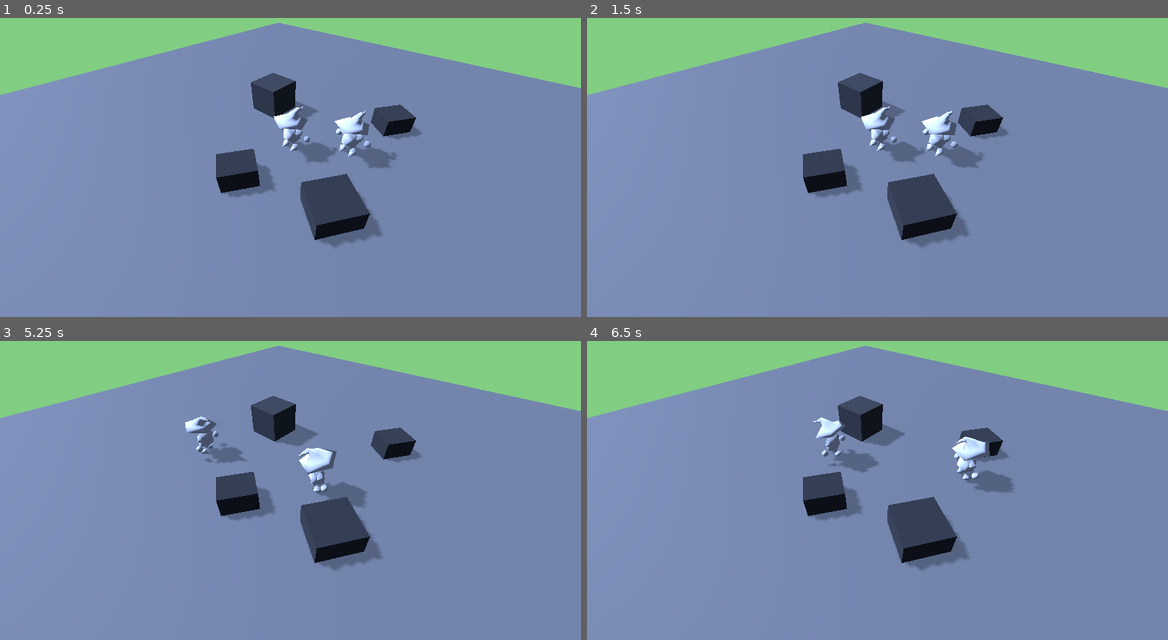
Above: before the commit, frames 1-4 (two rows, left to right).
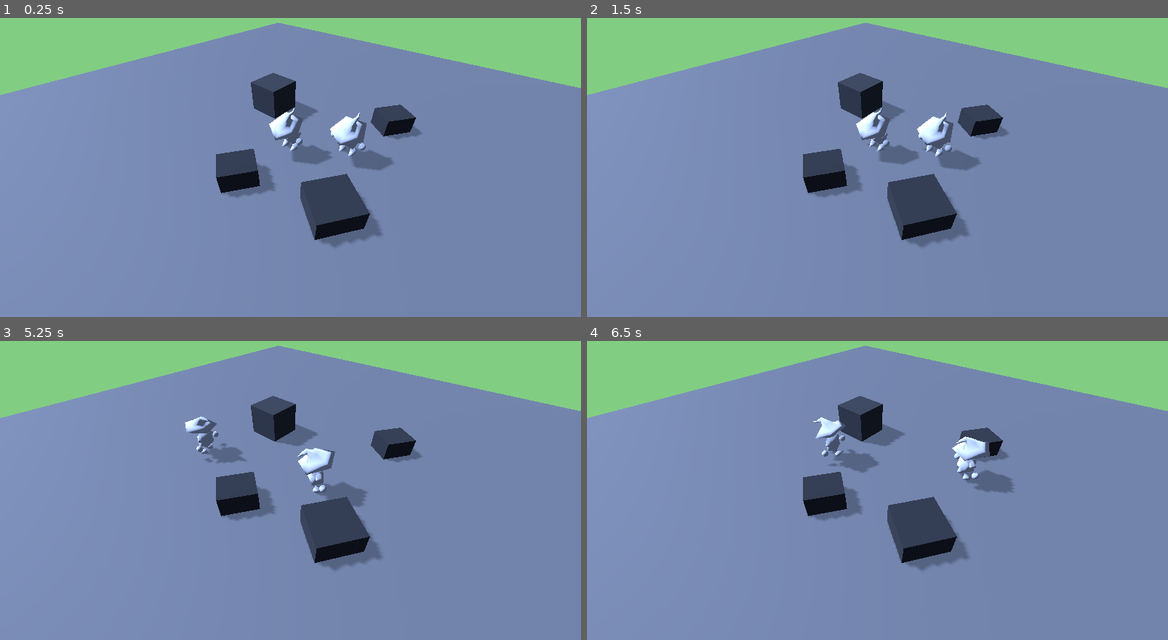
Above: after the commit, the same moments.

Repository: Momonyaro/den-of-adventurers
Game: Godot game, scene res://Scenes/Testing.tscn
The game is run twice, just before and just after one commit, with the same random seed, the same clock (stepped at 60 frames per second) and the same inputs.
Inputs:
- Up to frame 1 (0.25 s): no input
- Up to frame 2 (1.5 s): no input
- Up to frame 3 (5.25 s): no input
- Up to frame 4 (6.5 s): no input

The runs differ from the first frame. In frame 1, 1.1% of the frame differs, in the area x 46-69%, y 29-51%; in frame 2, 1.2%; in frame 3, 0.2%; in frame 4, less than 0.1%.

Commit message:
touched up the handling of agent animations

Diff:
--- a/Scripts/Test/AgentTest.gd
+++ b/Scripts/Test/AgentTest.gd
@@ -8,17 +8,22 @@
 @export var move_speed = 5.0;
 @export var idle_time = 2.5;
 var timer = 0;
-var current_anim = "WALK";
+var current_anim = "CHEER";
+var anim_player = null;
+
+func _ready():
+	anim_player = model.find_child("AnimationPlayer");
+	anim_player.play("CHEER", 0.1);
 
 func _process(delta):
+	if current_anim == "CHEER":
+		pass;
+
 	if nav_agent.is_navigation_finished():
 		timer += delta;
 		if timer >= idle_time:
 			timer = 0;
 			update_target_pos(get_random_pos());
-	elif current_anim != "WALK":
-		current_anim = "WALK";
-		model.find_child("AnimationPlayer").play("WALK", 0.1);
 
 func _physics_process(delta):
 	var pos = global_transform.origin;
@@ -26,13 +31,20 @@
 	if nav_agent.distance_to_target() > .1 and next_pos != pos:
 		look_at(next_pos, Vector3.UP);
 		self.rotate_object_local(Vector3.UP, PI);
-	var new_velocity = (next_pos - pos).normalized() * move_speed;
+	var new_velocity: Vector3 = (next_pos - pos).normalized() * move_speed;
 
-	if pos.distance_to(next_pos) < .1:
-		if current_anim != "IDLE":
-			current_anim = "IDLE";
-			model.find_child("AnimationPlayer").play("IDLE", 0.1);
+	if pos.distance_to(next_pos) < .1 and current_anim != "CHEER":
 		new_velocity = Vector3.ZERO;
+
+	if current_anim == "CHEER" and anim_player.is_playing():
+		pass;
+	elif new_velocity.length() > 0:
+		try_set_anim("WALK");
+		anim_player.play(current_anim, 0.1);
+	else:
+		try_set_anim("IDLE");
+		anim_player.play(current_anim, 0.1);
+
 
 	velocity = new_velocity;
 	move_and_slide();
@@ -47,3 +59,11 @@
 	var rand_point = start_point + Vector3(rand_x, 0, rand_z);
 
 	return rand_point;
+
+func try_set_anim(name: String) -> bool:
+	if name == "CHEER" and model.find_child("AnimationPlayer").is_playing():
+		return false;
+	if name == current_anim:
+		return false;
+	current_anim = name;
+	return true;
